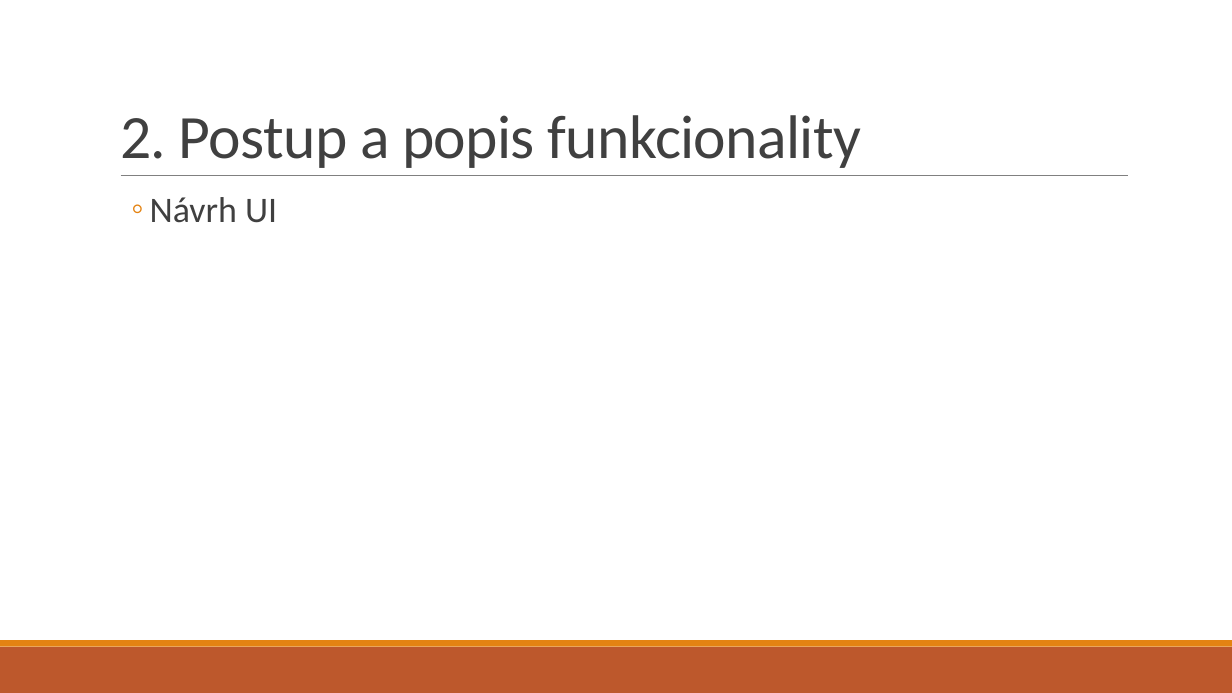
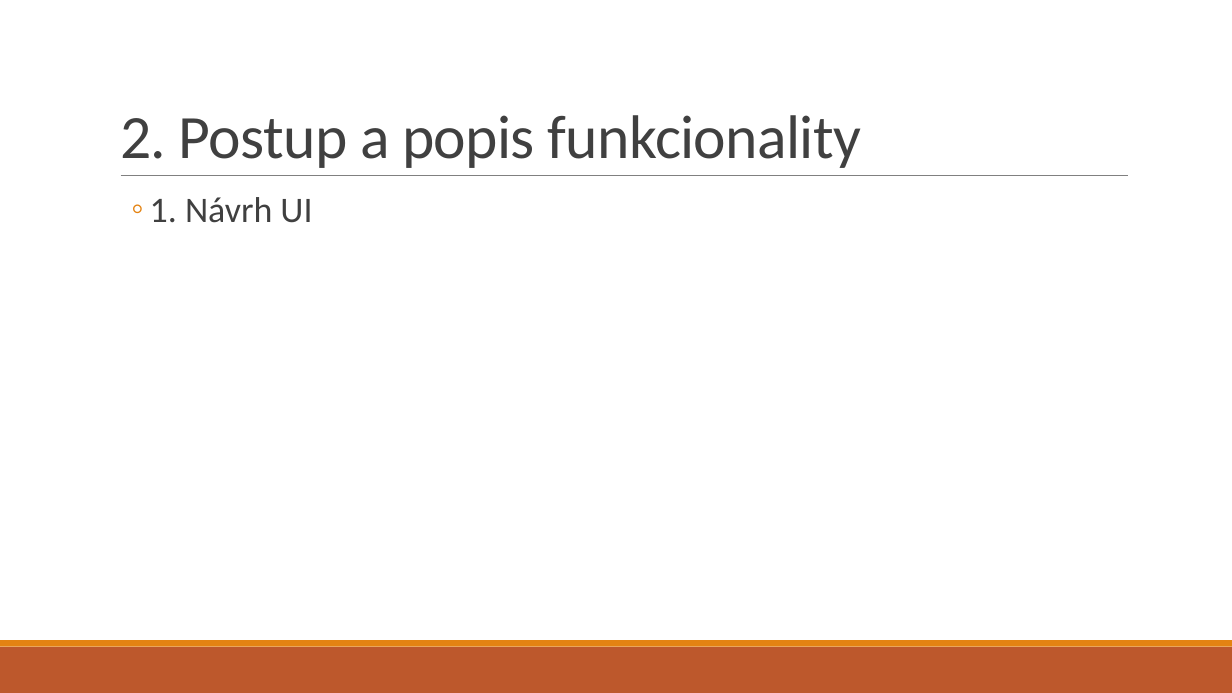
Before and after one commit to rtrembecky/drink_tracker, a slide deck: slide 5 of Presentation/Drink Tracker.pptx. Drawn at 1232x693 pixels with LibreOffice and Linux fonts; fonts in the diff are those of the drawing. Boxes give left, top, right and bottom in pixels: in the first picture for what was removed or moved away, otherwise in the second. Text is boxed around its words. In the diff, an @@ line names an element or a change of style, - is before the commit and + after.

```diff
--- a/Presentation/Drink Tracker.pptx
+++ b/Presentation/Drink Tracker.pptx
@@ text at [150,197,312,223]: text changed @@
-  ◦ Návrh UI
+  ◦ 1. Návrh UI
```
Also in this commit, not shown: 3 other slides changed, 5 slides added, 14 other files.
